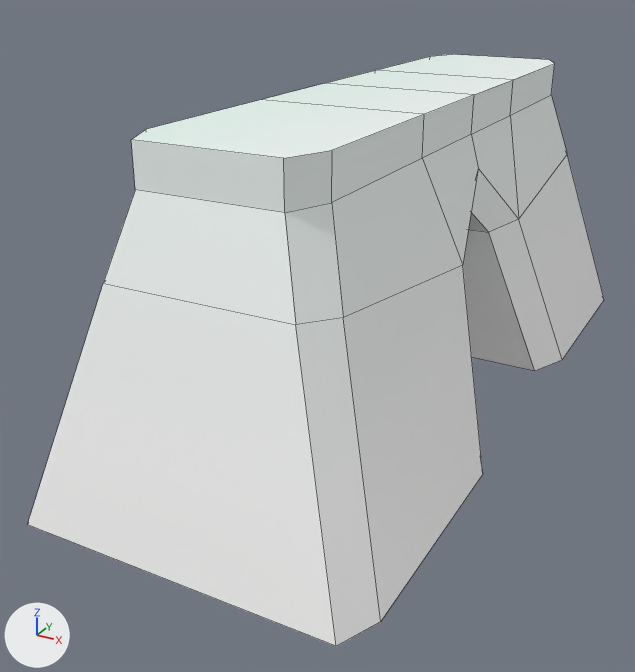
The Blender file Assets/Obstacules/TrafficBarrier.blend as it was, and as the next commit left it.
One viewpoint serves both versions: a 50 mm lens placed at (2.18, -5.88, 2.17), pointed at (-0.75, -0.55, -0.5). The lights are fixed; the arrows at lower left show +X, +Y and +Z. Mesh edges are drawn as thin lines.

The scene before the commit, as lines of its bpy script (objects in view):
```python
me_cube = bpy.data.meshes.new('Cube')
me_cube.from_pydata(...)  # 36 vertices, 28 faces; spans x -1.59..0.74, y -1.24..0.0, z -1.0..1.26
me_cube.materials.append(mat_atlastexture)  # picture img_cone_island_joy_16_1x_png
# before: 2 (0.15, 0.0, 1.26), 3 (-1.0, 0.0, 1.26), 5 (0.15, -0.38, 1.26), 7 (-1.0, -0.38, 1.26), 28 (0.04, -1.0, 1.26)
# before: 29 (0.15, -0.89, 1.26), 30 (-1.0, -0.89, 1.26), 31 (-0.88, -1.0, 1.26)
ob_cube = bpy.data.objects.new('Cube', me_cube)
ob_cube.location = (0.0, 0.0, 0.0)
ob_cube.scale = (1.0, 2.32, 1.0)
_m = ob_cube.modifiers.new('Simetrizar', 'MIRROR')
_m.use_axis = (False, True, False)
_m = ob_cube.modifiers.new('Booleana', 'BOOLEAN')
_m.operand_type = 'COLLECTION'
```
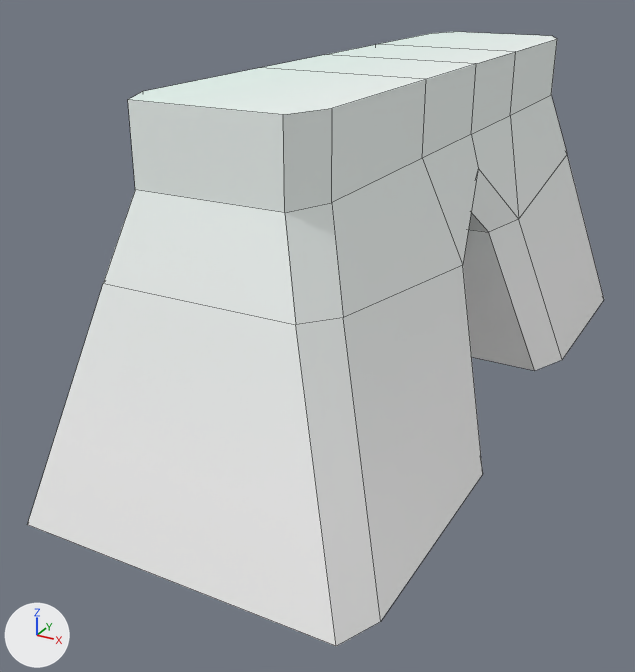
Patch to the scene script:
```diff
--- a/Assets/Obstacules/TrafficBarrier.blend.py
+++ b/Assets/Obstacules/TrafficBarrier.blend.py
@@ me_cube @@
 me_cube.from_pydata(...)  # 36 vertices, 28 faces; spans x -1.59..0.74, y -1.24..0.0, z -1.0..1.26
 # used by ob_cube; location = (0.0, 0.0, 0.0); scale = (1.0, 2.32, 1.0)
+# me_cube part 1
+for i in [2, 3, 5, 7, *range(28, 32)]: me_cube.vertices[i].co += Vector((0.0, 0.0, 0.2))
 me_cube.materials.append(mat_atlastexture)
```

Where the change shows, as pixel boxes [x1, y1, x2, y2] in the pictures (635 x 672 px; the box of a moved part takes in the faces that stretch with it):
'Cube', reshaped
    before: [27, 54, 604, 646]
    after: [27, 32, 604, 646]
part 1 of me_cube, moved or reshaped
    before: [131, 54, 555, 213]
    after: [128, 32, 557, 213]
